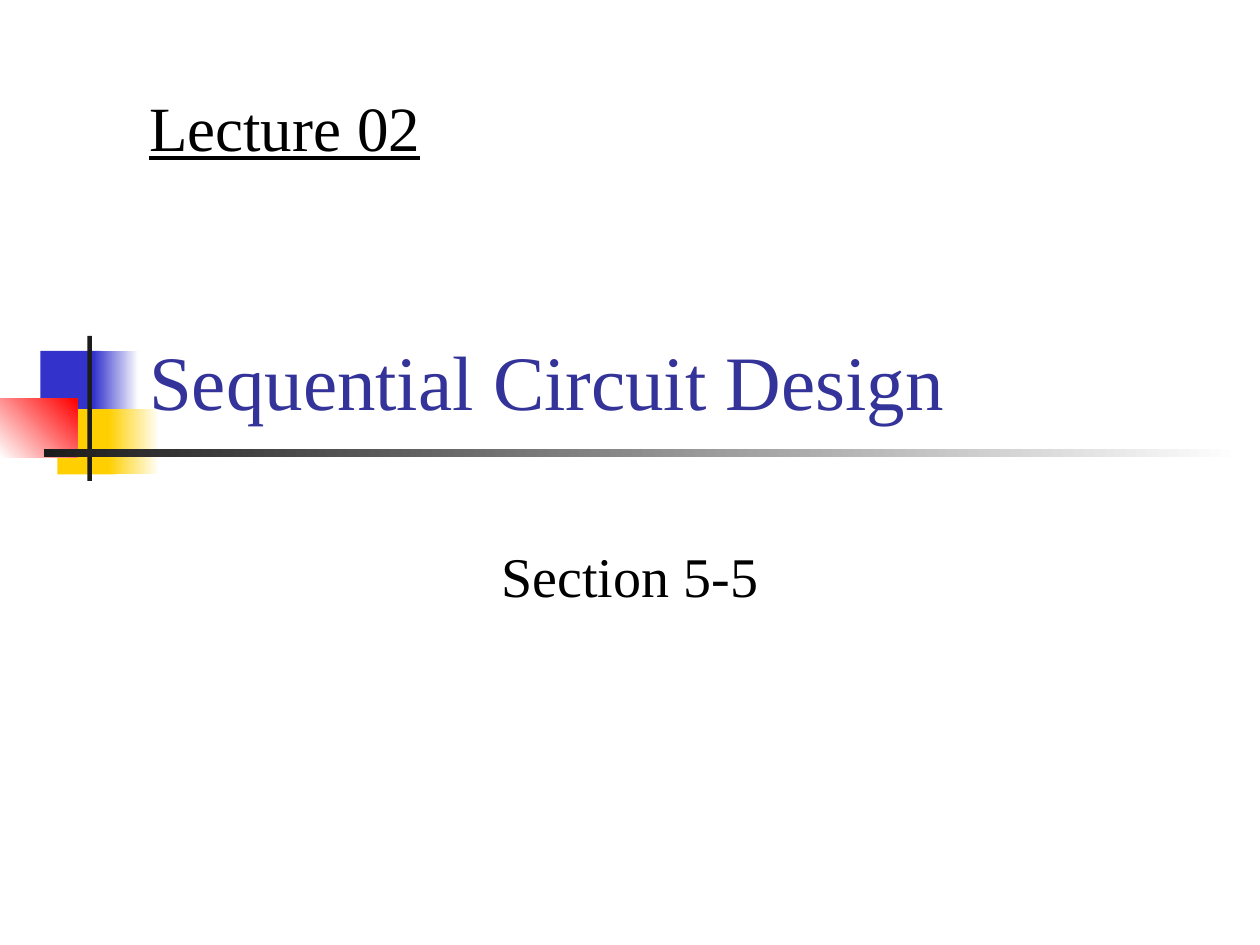
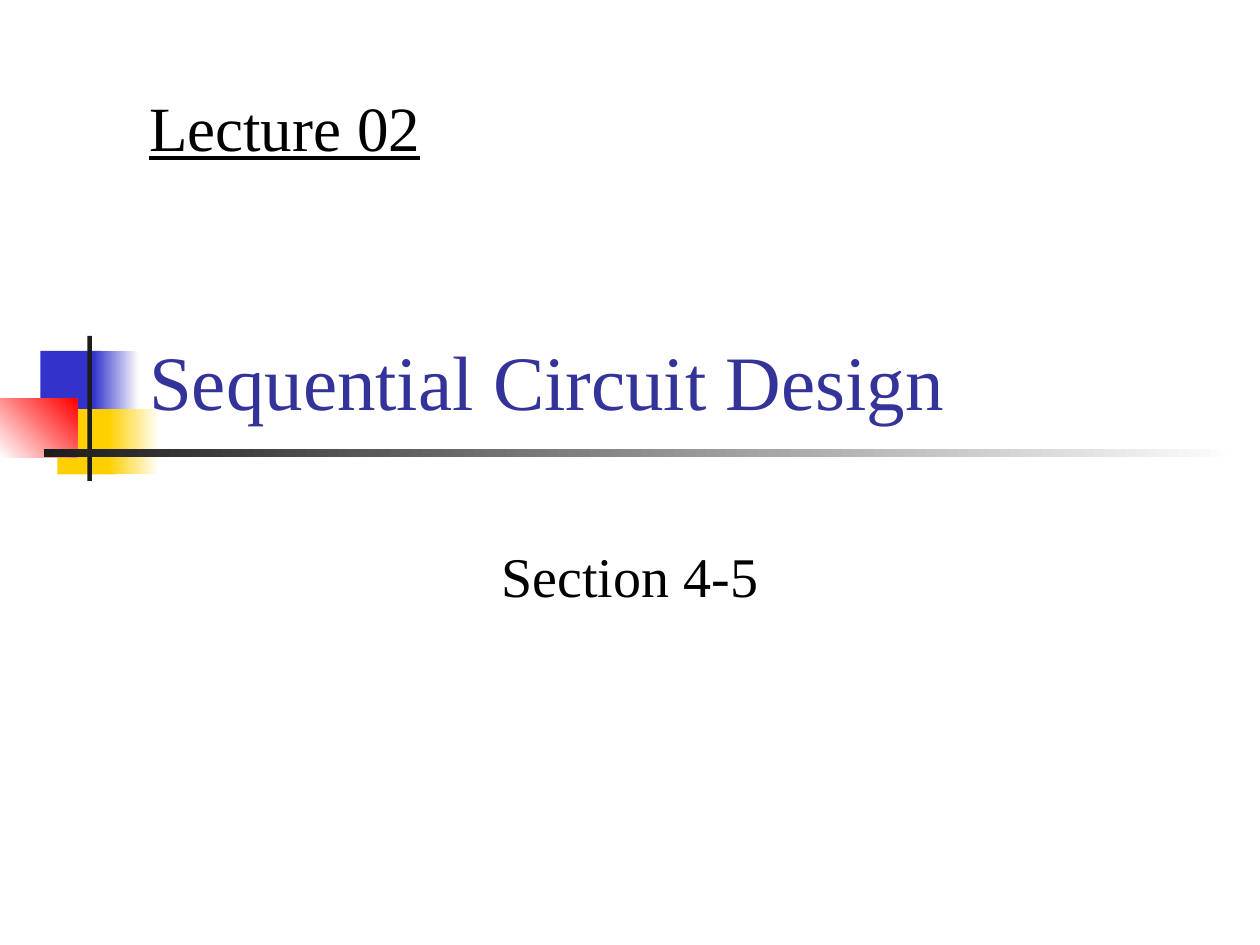
Before and after one commit to CGUSystemCourses/ComputerOrg-2016, a slide deck: slide 1 of Lectures/lec02-seq_circuit_design/lec02-seq_circuit_design.ppt. Drawn at 1260x945 pixels with LibreOffice and Linux fonts; fonts in the diff are those of the drawing. Boxes give left, top, right and bottom in pixels: in the first picture for what was removed or moved away, otherwise in the second. Text is boxed around its words. In the diff, an @@ line names an element or a change of style, - is before the commit and + after.

Commit message:
revise section index to the textbook

```diff
--- a/Lectures/lec02-seq_circuit_design/lec02-seq_circuit_design.ppt
+++ b/Lectures/lec02-seq_circuit_design/lec02-seq_circuit_design.ppt
@@ subtitle at (502,560,758,598): text changed @@
-Section 5-5
+Section 4-5
```
Also in this commit, not shown: 2 other slides changed.
